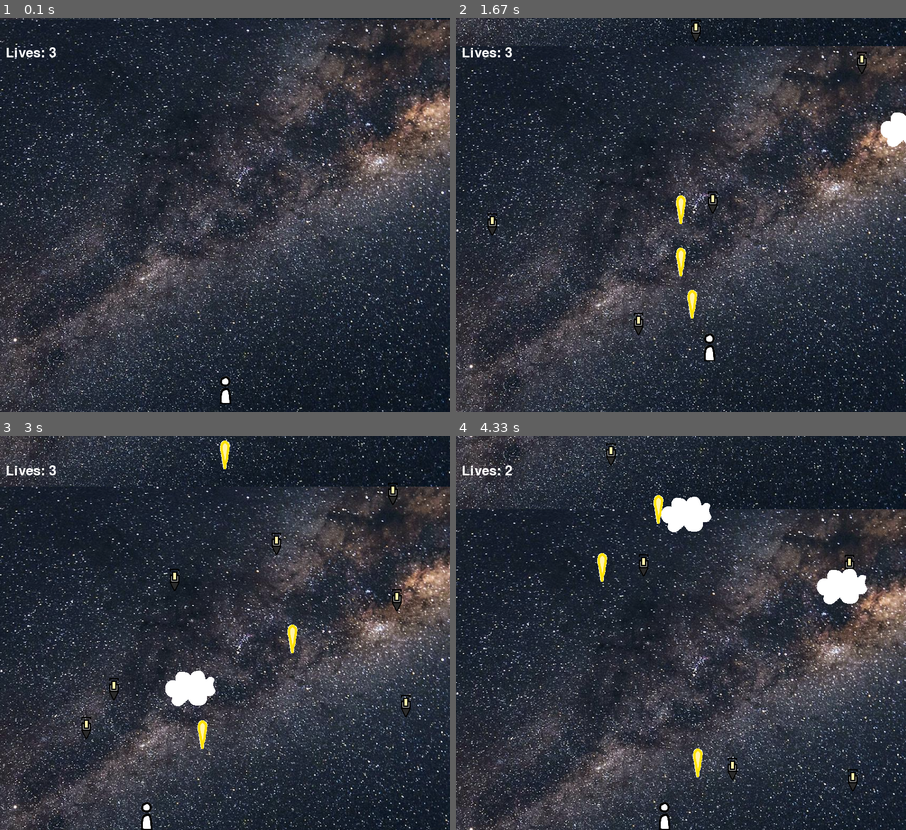
Above: before the commit, frames 1-4 (two rows, left to right).
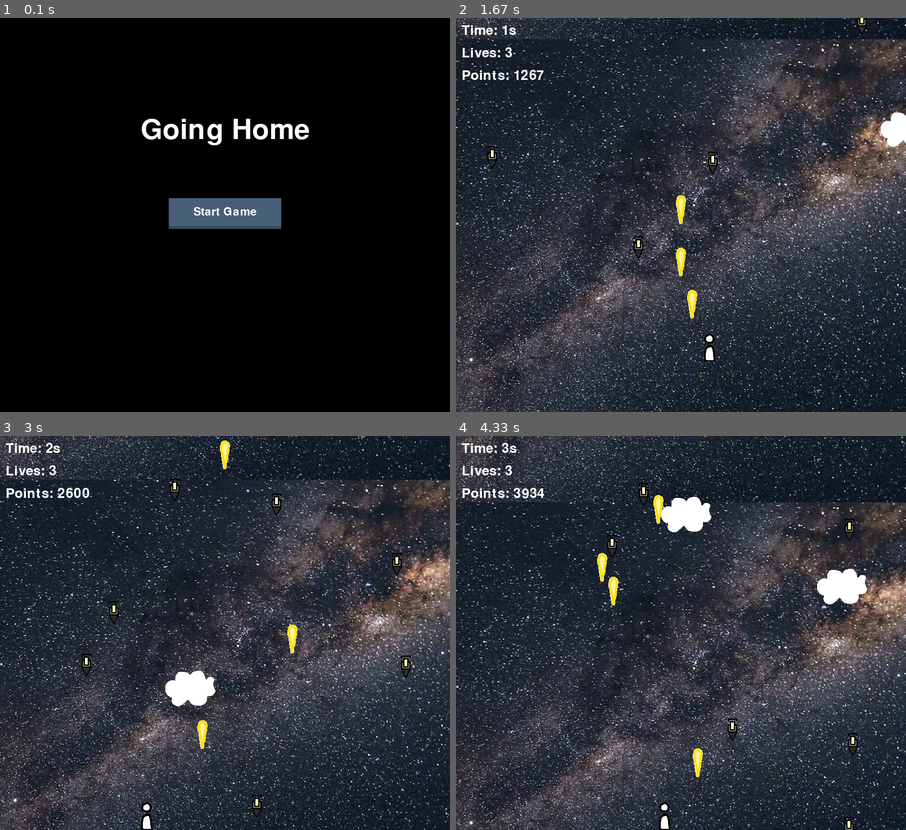
Above: after the commit, the same moments.

Repository: SoohaBang/pygame2
Game: pygame game, started from bsh.py
Same seed, same stepped clock (60 frames per second), same inputs: the game is played once before the commit and once after it.
Inputs (mouse positions are in pixels of both pictures, inside the frame that each line leads up to):
- Up to frame 1 (0.1 s): no input
- Up to frame 2 (1.67 s): press the mouse at (681, 211) at 0.37 s; move the mouse to (735, 211) at 0.47 s; release the mouse at (784, 207) at 0.6 s; tap Space at 0.67, 1.07, 1.37, 1.57 s; hold Up 1-1.47 s; hold Right from 1.5 s (still down)
- Up to frame 3 (3 s): tap Space at 1.87, 2.07, 2.37, 2.63, 2.93 s; release Right at 1.97 s; hold Left 2-2.53 s; hold Left 2.57-2.97 s
- Up to frame 4 (4.33 s): hold Up 3-3.37 s; tap Space at 3.07, 3.47, 3.77, 4.13 s; hold Right 3.4-4.03 s; hold Left from 4.07 s (still down)

The runs differ from the first frame. In frame 1, 99% of the frame differs, in the area x 0-100%, y 0-100%; in frame 2, 28%; in frame 3, 28%; in frame 4, 28%.

Commit message:
Update bsh.py
created menu

Diff:
--- a/bsh.py
+++ b/bsh.py
@@ -10,6 +10,7 @@
     KEYDOWN,
     QUIT,
     RLEACCEL,
+    MOUSEBUTTONDOWN,
 )
 
 # Game settings
@@ -85,7 +86,6 @@
             self.lives -= 1
             self.immortal_time = self.immortal_duration
             if self.lives <= 0:
-                self.kill()  # Remove the player when lives reach 0
                 return False  # Indicate that the player has no lives left
         return True
 
@@ -164,7 +164,7 @@
 
 # Create screen
 screen = pygame.display.set_mode((SCREEN_WIDTH, SCREEN_HEIGHT))
-pygame.display.set_caption('Jet Game')
+pygame.display.set_caption('Going Home')
 
 # Create sprite groups
 enemies = pygame.sprite.Group()
@@ -197,6 +197,57 @@
 move_up_sound.set_volume(0.5)
 move_down_sound.set_volume(0.5)
 collision_sound.set_volume(0.5)
+
+start_time = pygame.time.get_ticks()
+points = 0  # Initialize points
+
+# Define game states
+START_MENU = "start_menu"
+GAME_RUNNING = "game_running"
+current_state = START_MENU
+
+# Button class for start menu
+class Button:
+    def __init__(self, text, width, height, pos, elevation):
+        self.pressed = False
+        self.elevation = elevation
+        self.dynamic_elecation = elevation
+        self.original_y_pos = pos[1]
+
+        self.top_rect = pygame.Rect(pos, (width, height))
+        self.top_color = "#475F77"
+
+        self.bottom_rect = pygame.Rect(pos, (width, height))
+        self.bottom_color = "#354B5E"
+
+        self.text_surf = pygame.font.Font(None, 30).render(text, True, "#FFFFFF")
+        self.text_rect = self.text_surf.get_rect(center=self.top_rect.center)
+
+    def draw(self):
+        # Elevation logic
+        self.top_rect.y = self.original_y_pos - self.dynamic_elecation
+        self.text_rect.center = self.top_rect.center
+
+        self.bottom_rect.midtop = self.top_rect.midtop
+        self.bottom_rect.height = self.top_rect.height + self.dynamic_elecation
+
+        pygame.draw.rect(screen, self.bottom_color, self.bottom_rect)
+        pygame.draw.rect(screen, self.top_color, self.top_rect)
+        screen.blit(self.text_surf, self.text_rect)
+
+    def check_click(self):
+        mouse_pos = pygame.mouse.get_pos()
+        if self.top_rect.collidepoint(mouse_pos):
+            if pygame.mouse.get_pressed()[0] == 1:
+                if not self.pressed:
+                    self.pressed = True
+                    return True
+        if pygame.mouse.get_pressed()[0] == 0:
+            self.pressed = False
+        return False
+
+# Create start button
+start_button = Button("Start Game", 200, 50, (SCREEN_WIDTH//2 - 100, SCREEN_HEIGHT//2 - 25), 5)
 
 # Main game loop
 clock = pygame.time.Clock()
@@ -206,62 +257,85 @@
         if event.type == KEYDOWN:
             if event.key == K_ESCAPE:
                 running = False
-            if event.key == K_UP:
+            if event.key == K_UP and current_state == GAME_RUNNING:
                 player.jump()
-            if event.key == K_SPACE:
+            if event.key == K_SPACE and current_state == GAME_RUNNING:
                 player.shoot()
         elif event.type == QUIT:
             running = False
-        elif event.type == ADDENEMY:
+        elif event.type == ADDENEMY and current_state == GAME_RUNNING:
             new_enemy = Enemy()
             enemies.add(new_enemy)
             all_sprites.add(new_enemy)
-        elif event.type == ADDCLOUD:
+        elif event.type == ADDCLOUD and current_state == GAME_RUNNING:
             new_cloud = Cloud()
             clouds.add(new_cloud)
             all_sprites.add(new_cloud)
 
-    pressed_keys = pygame.key.get_pressed()
-    player.update(pressed_keys)
-
-    enemies.update()
-    clouds.update()
-    background.update()
-    player_bullets.update()
-
-    # Check for bullet collisions with enemies
-    for bullet in player_bullets:
-        if pygame.sprite.spritecollideany(bullet, enemies):
-            bullet.kill()
-            for enemy in enemies:
-                if pygame.sprite.collide_rect(bullet, enemy):
-                    enemy.kill()  # Remove enemy on collision
-
-    # Check for collisions between player and enemies
-    if pygame.sprite.spritecollideany(player, enemies):
-        if not player.take_damage():
-            running = False  # End the game if the player has no lives left
-            collision_sound.play()
-
-    # Draw the background first
-    screen.blit(background.image, background.rect1)
-    screen.blit(background.image, background.rect2)
-
-    # Draw all sprites on top of the background
-    for entity in all_sprites:
-        screen.blit(entity.surf, entity.rect)
-
-    # Draw player lives
-    font = pygame.font.Font(None, 36)
-    lives_text = font.render(f"Lives: {player.lives}", True, (255, 255, 255))
-    screen.blit(lives_text, (10, 50))
+    if current_state == START_MENU:
+        screen.fill((0, 0, 0))  # Fill screen with black
+
+        # Display game title
+        title_font = pygame.font.Font(None, 74)
+        title_text = title_font.render("Going Home", True, (255, 255, 255))
+        screen.blit(title_text, (SCREEN_WIDTH//2 - title_text.get_width()//2, SCREEN_HEIGHT//4))
+
+        # Draw start button
+        if start_button.check_click():
+            current_state = GAME_RUNNING  # Change state to start the game
+            start_time = pygame.time.get_ticks()  # Reset the start time when the game begins
+            points = 0  # Reset points when starting a new game
+
+        start_button.draw()
+
+    elif current_state == GAME_RUNNING:
+        pressed_keys = pygame.key.get_pressed()
+        player.update(pressed_keys)
+
+        enemies.update()
+        clouds.update()
+        background.update()
+        player_bullets.update()
+
+        # Update points based on time
+        current_time = pygame.time.get_ticks()
+        points = current_time - start_time
+
+        # Check for bullet collisions with enemies
+        for bullet in player_bullets:
+            if pygame.sprite.spritecollideany(bullet, enemies):
+                bullet.kill()
+                for enemy in enemies:
+                    if pygame.sprite.collide_rect(bullet, enemy):
+                        enemy.kill()  # Remove enemy on collision
+
+        # Check for collisions between player and enemies
+        if pygame.sprite.spritecollideany(player, enemies):
+            if not player.take_damage():
+                current_state = START_MENU  # Return to menu if the player dies
+                pygame.mixer.music.play(loops=-1)  # Restart the music when returning to menu
+                collision_sound.play()
+
+        # Draw the background first
+        screen.blit(background.image, background.rect1)
+        screen.blit(background.image, background.rect2)
+
+        # Draw all sprites on top of the background
+        for entity in all_sprites:
+            screen.blit(entity.surf, entity.rect)
+
+        # Draw player lives and points
+        font = pygame.font.Font(None, 36)
+        lives_text = font.render(f"Lives: {player.lives}", True, (255, 255, 255))
+        screen.blit(lives_text, (10, 50))
+
+        time_text = font.render(f"Time: {(current_time - start_time) // 1000}s", True, (255, 255, 255))
+        points_text = font.render(f"Points: {points}", True, (255, 255, 255))
+        screen.blit(time_text, (10, 10))
+        screen.blit(points_text, (10, 90))
 
     pygame.display.flip()
     clock.tick(30)
-
-pygame.mixer.music.stop()
-pygame.mixer.quit()
-
 
 pygame.mixer.music.stop()
 pygame.mixer.quit()
